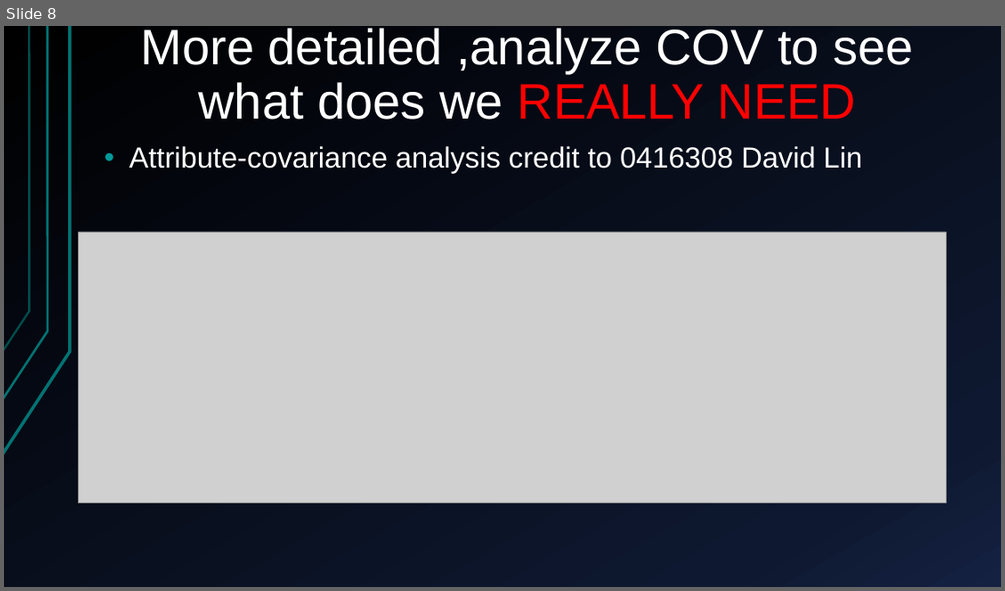
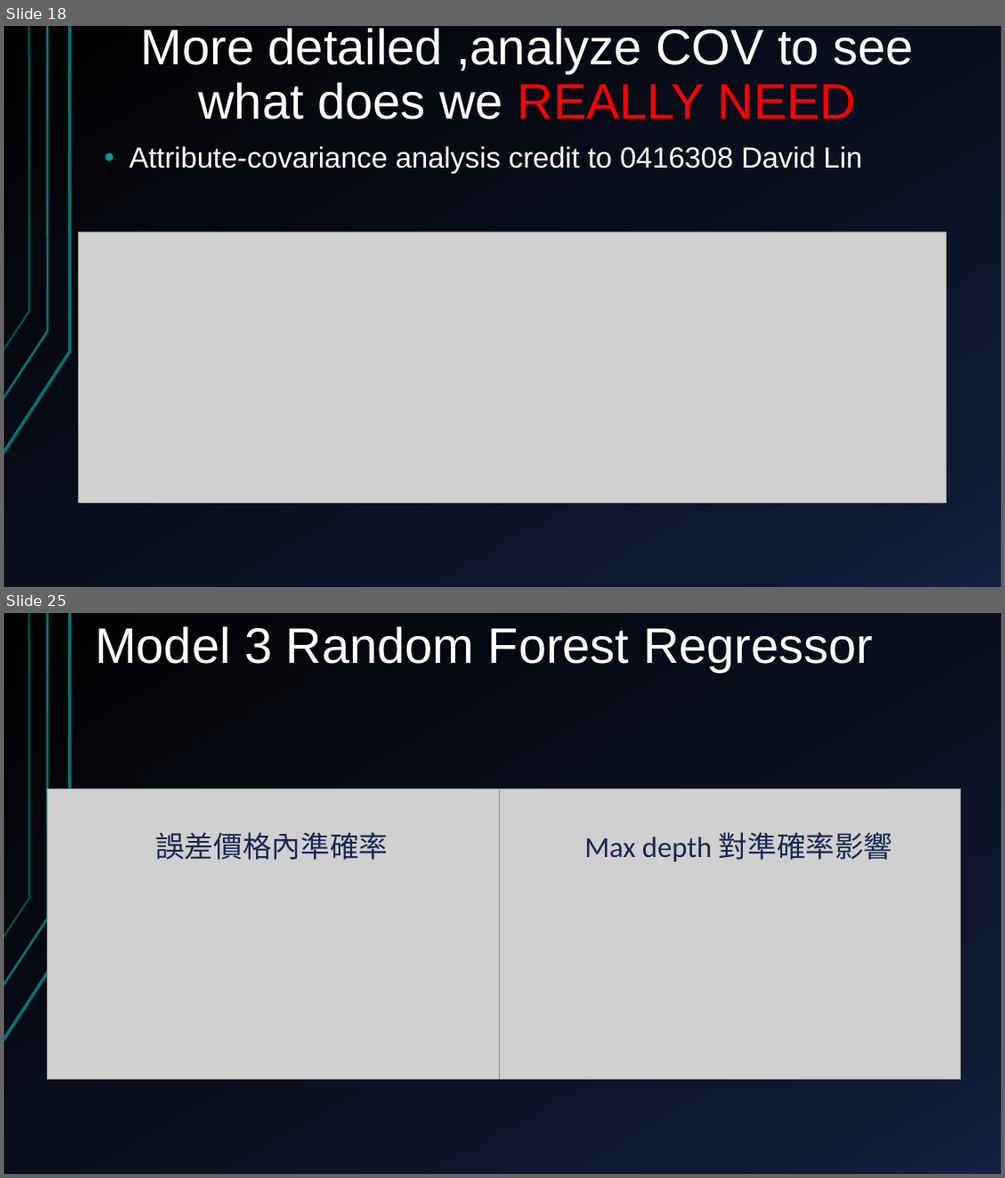
Before and after one commit to Alfons0329/Machine_Learning_Fall_2017, a slide deck: Final_proj/Presentation.pptx. Shown one above the other, each under a label of ours: slide 8 before the commit, slides 18 and 25 after it; the slides between them are not shown. The pictures are 1005x591 and 1005x1178 pixels, drawn with LibreOffice and Linux fonts; fonts in the diff are those of the drawing; grey boxes stand for pictures. Boxes give left, top, right and bottom in pixels: in the first picture for what was removed or moved away, otherwise in the second. Text is boxed around its words. In the diff, an @@ line names an element or a change of style, - is before the commit and + after.

```diff
--- a/Final_proj/Presentation.pptx
+++ b/Final_proj/Presentation.pptx
@@ slide 25 added at [4,613,1001,1174], background gradient #000000 to #0F1931 to #142242; not listed: 3 template elements that a slide beside it also shows @@
@@ title added at [95,626,873,672], 48 pt, text #FFFFFF @@
+Model 3 Random Forest Regressor
@@ picture added at [48,788,499,1078] @@
@@ picture added at [499,788,961,1078] @@
@@ text added at [155,832,388,860], 28 pt, text #192A52 @@
+誤差價格內準確率
@@ text added at [584,832,893,862], 28 pt, text #192A52 @@
+Max depth 對準確率影響
@@ what was slide 8 is now slide 18 @@
```
Also in this commit, not shown: 10 slides changed, 15 other slides added, 3 slides removed, 5 other files.
